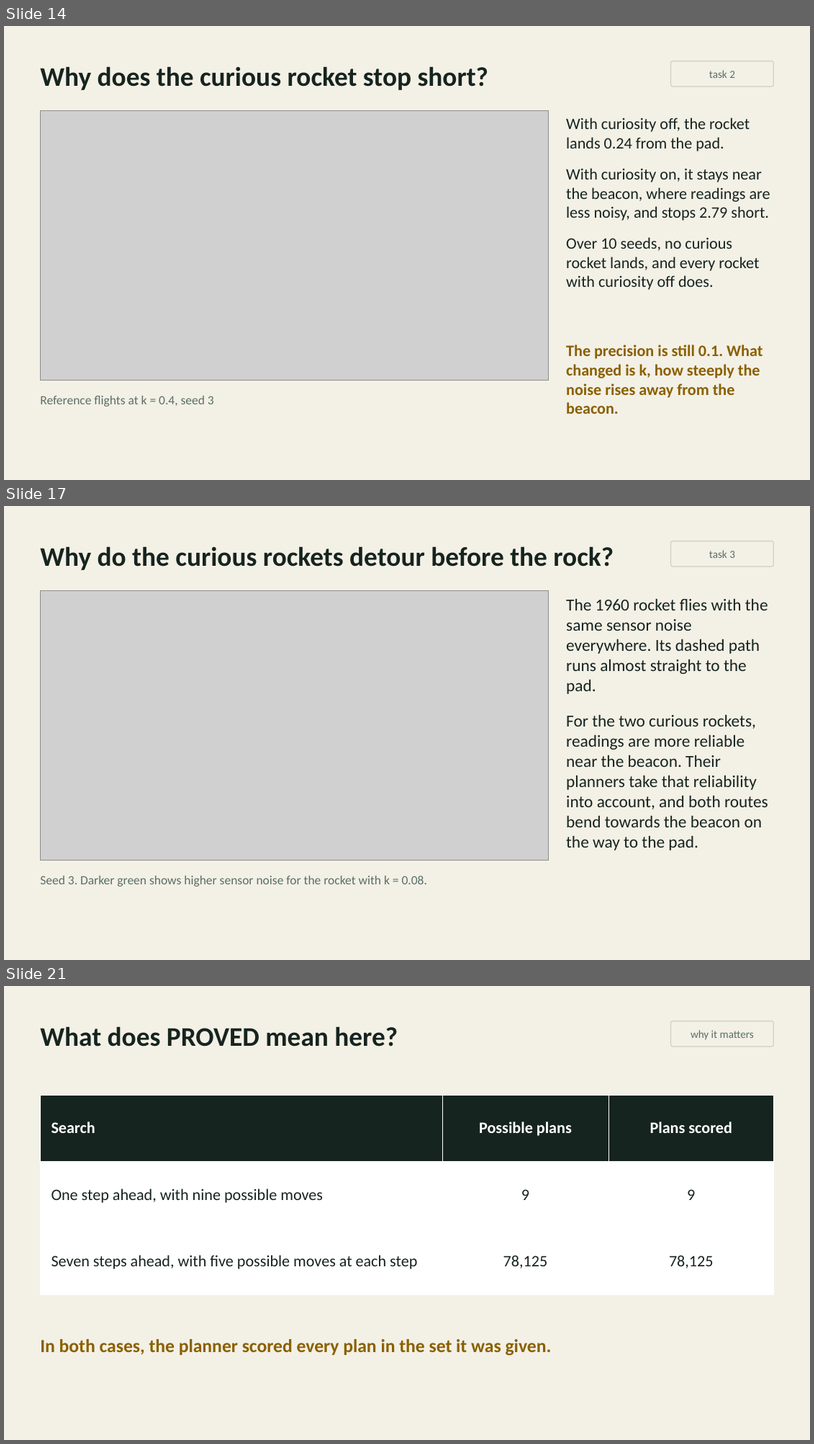
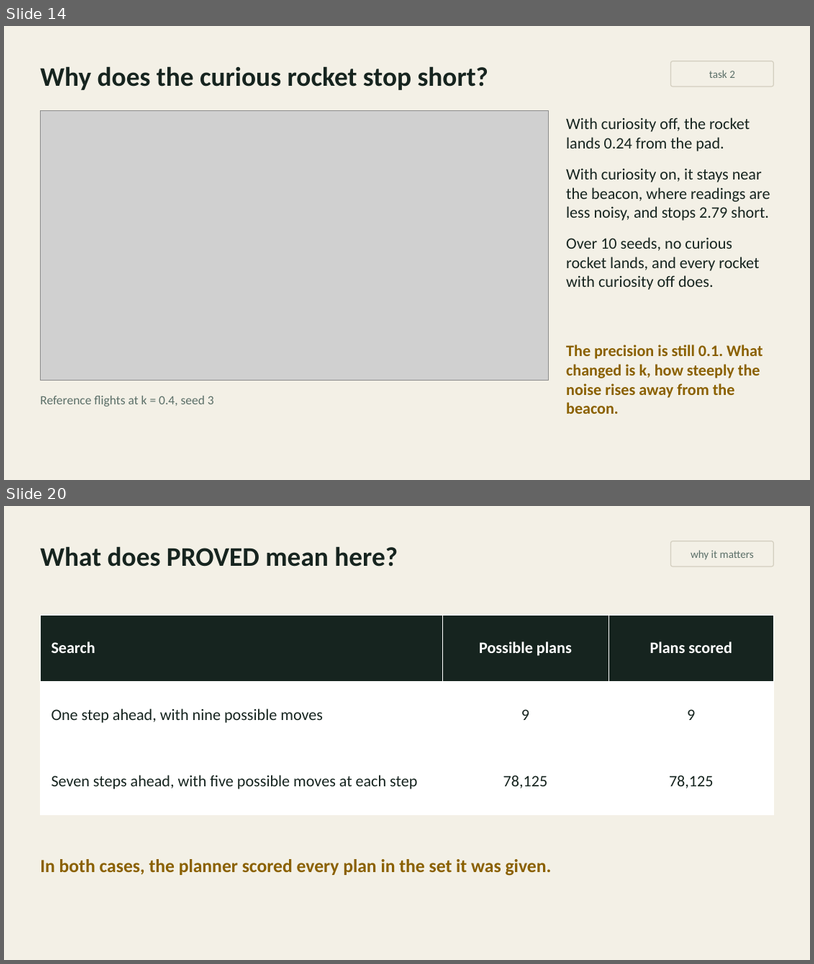
Before and after one commit to inferogenesis/cpomdp-workshop, a slide deck: deck/cpomdp_symposium_2026.pptx. Shown one above the other, each under a label of ours: slides 14, 17 and 21 before the commit, slides 14 and 20 after it; the slides between them are not shown. The pictures are 814x1444 and 814x964 pixels, drawn with LibreOffice and Linux fonts; fonts in the diff are those of the drawing; grey boxes stand for pictures. Boxes give left, top, right and bottom in pixels: in the first picture for what was removed or moved away, otherwise in the second. Text is boxed around its words. In the diff, an @@ line names an element or a change of style, - is before the commit and + after.

```diff
--- a/deck/cpomdp_symposium_2026.pptx
+++ b/deck/cpomdp_symposium_2026.pptx
@@ slide 17 removed at <box>4,506,810,960</box>, background #F3F0E6 @@
@@ text removed at <box>40,546,614,570</box> @@
-Why do the curious rockets detour before the rock?
@@ rounded rectangle removed at <box>671,541,774,566</box> @@
-task 3
@@ picture removed at <box>40,591,548,860</box> @@
@@ text removed at <box>566,598,769,850</box> @@
-The 1960 rocket flies with the same sensor noise everywhere. Its dashed path runs almost straight to the pad.
-For the two curious rockets, readings are more reliable near the beacon. Their planners take that reliability into account, and both routes bend towards the beacon on the way to the pad.
@@ text removed at <box>40,875,427,886</box> @@
-Seed 3. Darker green shows higher sensor noise for the rocket with k = 0.08.
@@ what was slide 21 is now slide 20 @@
```
Also in this commit, not shown: 6 slides changed, 3 slides added, 3 other slides removed, 5 other files.
